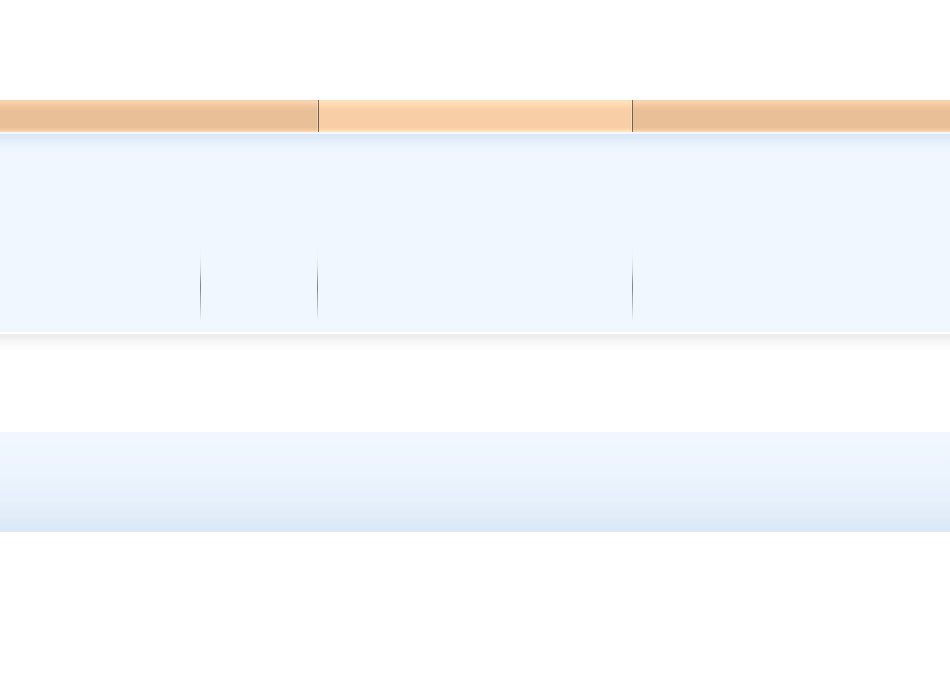
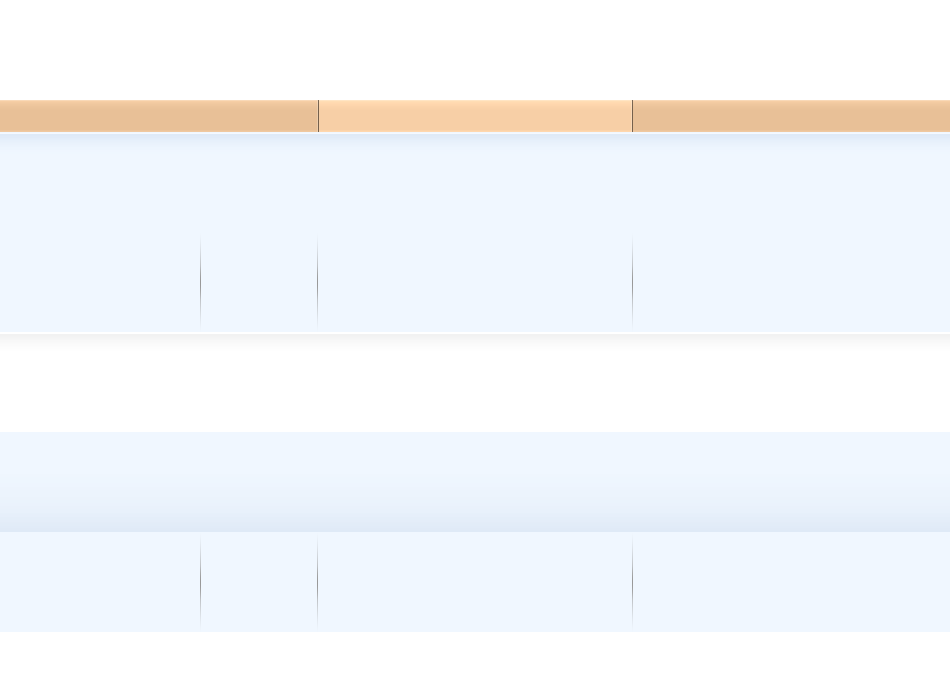
Comparing the layer stacks of the two (950, 696) images. Changes:
painted on "navbar button" over [left=0, top=100, right=950, bottom=132]
painted on "navbar" over [left=0, top=100, right=950, bottom=132]
painted on "footer boxes" over [left=0, top=532, right=950, bottom=632]
